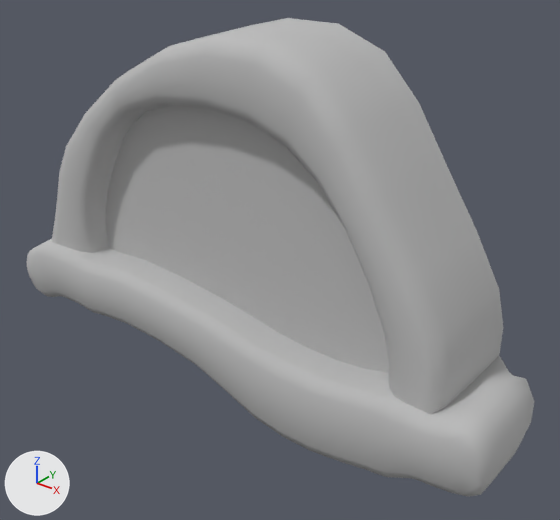
An edit to the FBX model WanderingClouds/Assets/WanderingCloud/GameArt/Assets/Window/SM_Window03.fbx, drawn before and after from the same camera.
Before and after are seen from a 50 mm camera at (1.8, -2.07, 1.44) aimed at (0.14, 0.01, 0.15). Arrows for +X, +Y and +Z are at lower left; the lights stay in place. Where no turn or scale is listed for an object, it has been applied to the vertices.

In view in the first picture: 'Window03_Circle006'.
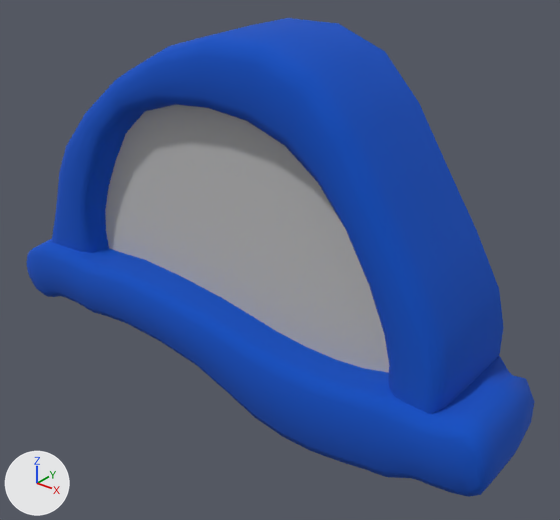
Location of each change, (x1, y1, x2, y2) in pixels of the pictures (560 x 520 px):
part 1 of me_mesh, recoloured (grey to blue)
    both: (26, 18, 534, 497)

Edits to the bpy script that builds the scene:
```text
Add mat_material__71:
    mat_material__71 = principled_material('Material #71')
    mat_material__71.base_color = (0.0, 0.0784, 0.545)  # blue #004fc3
    mat_material__71.roughness = 1.0
Change me_mesh:
    where me_mesh.from_pydata(...)  # 534 vertices, 488 faces; spans x -1.17..1.15, y -0.28..0.23, z -0.43..1.01
    used by ob_window03_circle006; location = (0.0, 0.0, 0.0)
    me_mesh part 1: 474 of the faces centred in x -1.16..1.14, y -0.28..0.21, z -0.43..1.01 switch from mat_material__70 (grey #bcbcbc) to mat_material__71 (blue #004fc3)
```
